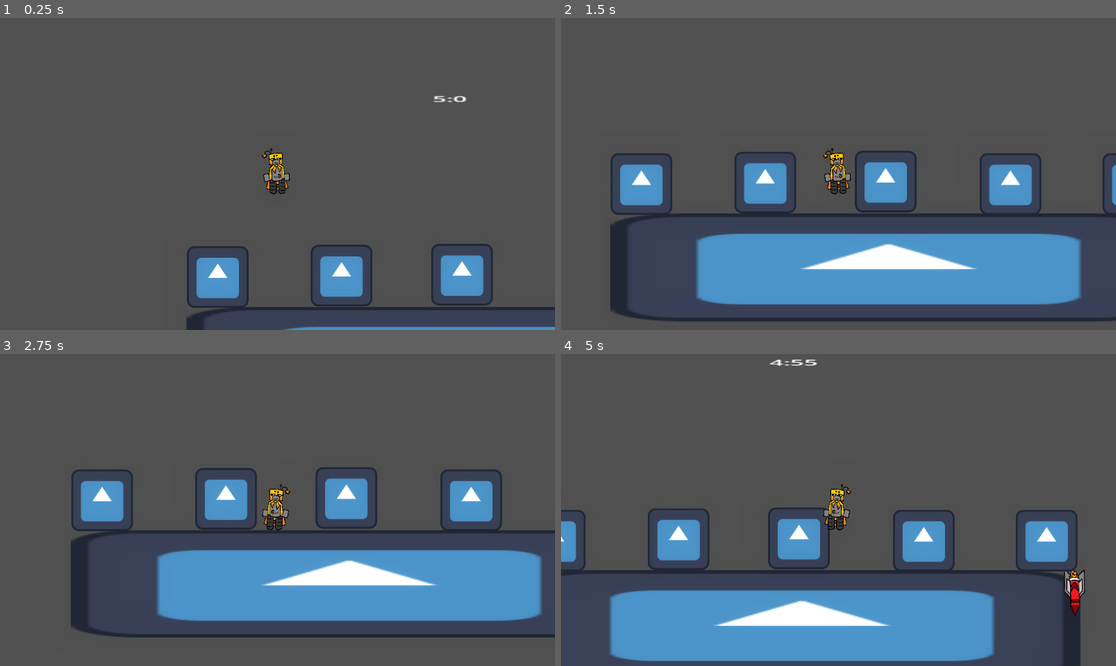
Above: before the commit, frames 1-4 (two rows, left to right).
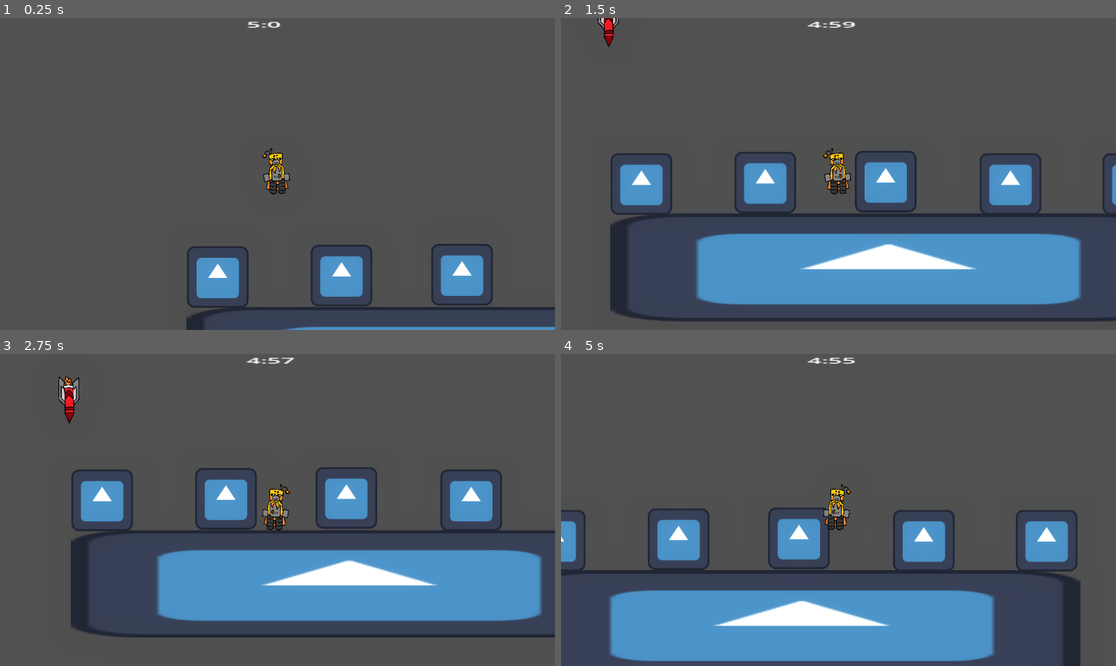
Above: after the commit, the same moments.

Repository: GeirlanthArchivest/oops--i-maybe-did-it-again
Game: Godot game, scene res://Scenes/main_level.tscn
Same seed, same stepped clock (60 frames per second), same inputs: the game is played once before the commit and once after it. The engine's default icon, where the game draws it, is replaced by a stand-in: a white triangle on a blue panel in a dark square.
Inputs (mouse positions are in pixels of both pictures, inside the frame that each line leads up to):
- Up to frame 1 (0.25 s): no input
- Up to frame 2 (1.5 s): tap Enter (shoot) at 0.5, 1.35 s; move the mouse to (960, 158) at 0.52 s; hold Enter (shoot) 0.53-1.28 s; hold Right (move_right) from 0.53 s (still down); tap Space (jump) at 0.77 s; move the mouse to (727, 189) at 1.27 s
- Up to frame 3 (2.75 s): tap Space (jump) at 1.52 s; move the mouse to (333, 441) at 2.02 s; release Right (move_right) at 2.03 s; hold Left (move_left) from 2.03 s (still down); hold Enter (shoot) from 2.03 s (still down)
- Up to frame 4 (5 s): move the mouse to (810, 572) at 2.77 s; release Left (move_left) at 2.78 s; release Enter (shoot) at 2.78 s; hold Right (move_right) 2.78-4.28 s; tap Enter (shoot) at 2.85, 4.35 s; tap Space (jump) at 3.02, 3.77, 4.52 s; move the mouse to (1005, 556) at 3.52 s; hold Enter (shoot) 3.53-4.28 s; move the mouse to (672, 463) at 4.27 s; hold Left (move_left) from 4.28 s (still down)

The runs differ from the first frame. In frame 1, 0.1% of the frame differs, in the area x 44-84%, y 1-27%; in frame 2, 0.3%; in frame 3, 0.5%; in frame 4, 0.5%, in the area x 37-95%, y 1-84%.

Commit message:
missiles spawn

Diff:
--- a/oops!-i-maybe-did-it-again/Scenes/main_level.tscn
+++ b/oops!-i-maybe-did-it-again/Scenes/main_level.tscn
@@ -1,12 +1,9 @@
-[gd_scene load_steps=9 format=3 uid="uid://bl4s2o65dexcj"]
+[gd_scene load_steps=8 format=3 uid="uid://bl4s2o65dexcj"]
 
 [ext_resource type="PackedScene" uid="uid://cga3myayrffbv" path="res://Scenes/player.tscn" id="1_q2fht"]
 [ext_resource type="Script" uid="uid://bwbexyf651e5r" path="res://Scripts/Level.gd" id="1_qbrl8"]
 [ext_resource type="Texture2D" uid="uid://bmp1vl1wvlpl4" path="res://icon.svg" id="2_ikcpc"]
 [ext_resource type="PackedScene" uid="uid://cxeh5hlakmc6l" path="res://Scenes/building.tscn" id="3_5erdv"]
-[ext_resource type="PackedScene" uid="uid://ck23dh4h25osh" path="res://Scenes/missile.tscn" id="5_a2ia3"]
-
-[sub_resource type="WorldBoundaryShape2D" id="WorldBoundaryShape2D_q2fht"]
 
 [sub_resource type="GDScript" id="GDScript_5erdv"]
 script/source = "extends Label
@@ -33,6 +30,8 @@
 	pass
 "
 
+[sub_resource type="WorldBoundaryShape2D" id="WorldBoundaryShape2D_q2fht"]
+
 [sub_resource type="Environment" id="Environment_qbrl8"]
 background_mode = 3
 glow_enabled = true
@@ -46,8 +45,52 @@
 position = Vector2(191, 141)
 
 [node name="Camera2D" type="Camera2D" parent="."]
-visible = false
 position = Vector2(577, 324)
+
+[node name="Spawnpoint1" type="Node2D" parent="Camera2D" groups=["spawn"]]
+position = Vector2(-501, -324)
+
+[node name="Spawnpoint2" type="Node2D" parent="Camera2D" groups=["spawn"]]
+position = Vector2(-358, -324)
+
+[node name="Spawnpoint3" type="Node2D" parent="Camera2D" groups=["spawn"]]
+position = Vector2(-179, -324)
+
+[node name="Spawnpoint4" type="Node2D" parent="Camera2D" groups=["spawn"]]
+position = Vector2(-37, -324)
+
+[node name="Spawnpoint5" type="Node2D" parent="Camera2D" groups=["spawn"]]
+position = Vector2(106, -324)
+
+[node name="Spawnpoint6" type="Node2D" parent="Camera2D" groups=["spawn"]]
+position = Vector2(285, -324)
+
+[node name="Spawnpoint7" type="Node2D" parent="Camera2D" groups=["spawn"]]
+position = Vector2(409, -324)
+
+[node name="Spawnpoint8" type="Node2D" parent="Camera2D" groups=["spawn"]]
+position = Vector2(588, -324)
+
+[node name="Timer" type="Label" parent="Camera2D"]
+anchors_preset = 5
+anchor_left = 0.5
+anchor_right = 0.5
+offset_left = -64.0
+offset_top = -322.0
+offset_right = -63.0
+offset_bottom = -299.0
+grow_horizontal = 2
+scale = Vector2(3.135, 1)
+size_flags_horizontal = 8
+text = "fuck"
+autowrap_mode = 2
+uppercase = true
+script = SubResource("GDScript_5erdv")
+
+[node name="Timer" type="Timer" parent="Camera2D/Timer"]
+wait_time = 300.0
+one_shot = true
+autostart = true
 
 [node name="StaticBody2D" type="StaticBody2D" parent="." groups=["Floor"]]
 position = Vector2(576, 449)
@@ -61,27 +104,6 @@
 position = Vector2(4, 108.000015)
 scale = Vector2(9.025, 1.745)
 texture = ExtResource("2_ikcpc")
-
-[node name="Timer" type="Label" parent="."]
-anchors_preset = 5
-anchor_left = 0.5
-anchor_right = 0.5
-offset_left = 513.0
-offset_top = 2.0
-offset_right = 514.0
-offset_bottom = 25.0
-grow_horizontal = 2
-scale = Vector2(3.135, 1)
-size_flags_horizontal = 8
-text = "fuck"
-autowrap_mode = 2
-uppercase = true
-script = SubResource("GDScript_5erdv")
-
-[node name="Timer" type="Timer" parent="Timer"]
-wait_time = 300.0
-one_shot = true
-autostart = true
 
 [node name="WorldEnvironment" type="WorldEnvironment" parent="."]
 environment = SubResource("Environment_qbrl8")
@@ -103,7 +125,10 @@
 [node name="Building5" parent="Buildings" instance=ExtResource("3_5erdv")]
 position = Vector2(1088, 448)
 
-[node name="Missile" parent="." instance=ExtResource("5_a2ia3")]
-position = Vector2(1148, -9)
+[node name="Spawn" type="Node2D" parent="."]
 
-[connection signal="timeout" from="Timer/Timer" to="." method="_on_timer_timeout"]
+[node name="Missile Timer" type="Timer" parent="."]
+autostart = true
+
+[connection signal="timeout" from="Camera2D/Timer/Timer" to="." method="_on_timer_timeout"]
+[connection signal="timeout" from="Missile Timer" to="." method="_on_missile_timer_timeout"]
--- a/oops!-i-maybe-did-it-again/Scripts/Level.gd
+++ b/oops!-i-maybe-did-it-again/Scripts/Level.gd
@@ -1,6 +1,7 @@
 extends Node2D
 
 var building = preload("res://Scenes/building.tscn")
+var missile_path = preload("res://Scenes/missile.tscn")
 @onready var camera = $Camera2D
 
 func _ready():
@@ -14,3 +15,13 @@
 
 func _on_timer_timeout() -> void:
 	get_tree().reload_current_scene()
+
+func _on_missile_timer_timeout() -> void:
+	var missile = missile_path.instantiate()
+	add_child(missile)
+	missile.position = $Spawn.position
+
+	var nodes = get_tree().get_nodes_in_group("spawn")
+	var node = nodes[randi() % nodes.size()]
+
+	$Spawn.position = node.position
